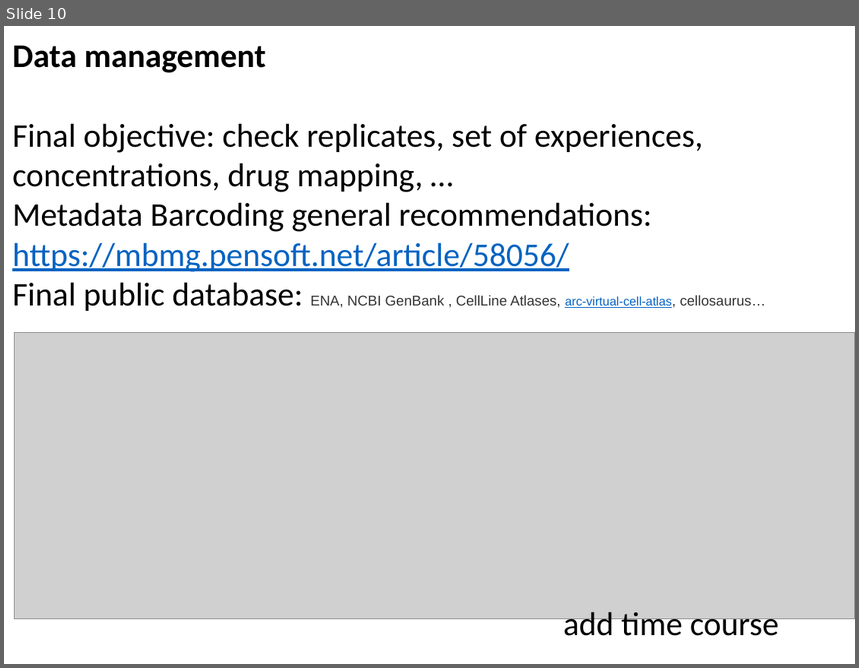
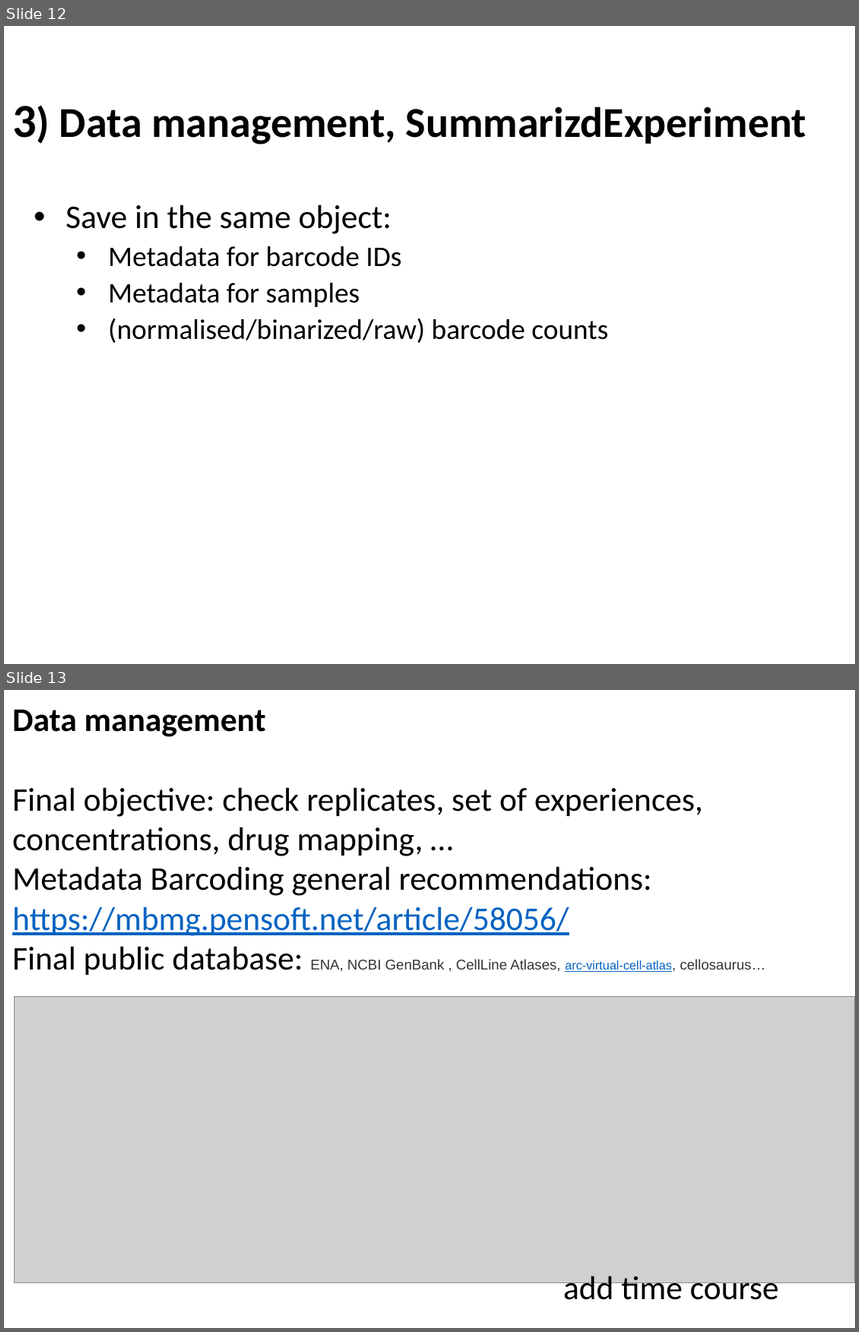
Before and after one commit to VeraPancaldiLab/DNABarcode-DrugFingerprint, a slide deck: slides/Meeting Bastien-Vera-Luca 05042025.pptx. Shown one above the other, each under a label of ours: slide 10 before the commit, slides 12 and 13 after it. The pictures are 859x668 and 859x1332 pixels, drawn with LibreOffice and Linux fonts; fonts in the diff are those of the drawing; grey boxes stand for pictures. Boxes give left, top, right and bottom in pixels: in the first picture for what was removed or moved away, otherwise in the second. Text is boxed around its words. In the diff, an @@ line names an element or a change of style, - is before the commit and + after.

```diff
--- a/slides/Meeting Bastien-Vera-Luca 05042025.pptx
+++ b/slides/Meeting Bastien-Vera-Luca 05042025.pptx
@@ slide 12 added at [4,26,855,664], background #FFFFFF @@
@@ title added at [12,106,807,145], 36 pt, text #000000, bold @@
+3) Data management, SummarizdExperiment
@@ text added at [66,205,608,343], 24 pt, text #000000 @@
+• Save in the same object:
+  • Metadata for barcode IDs
+  • Metadata for samples
+  • (normalised/binarized/raw) barcode counts
@@ what was slide 10 is now slide 13 @@
```
Also in this commit, not shown: 2 other slides added, 4 other files.
